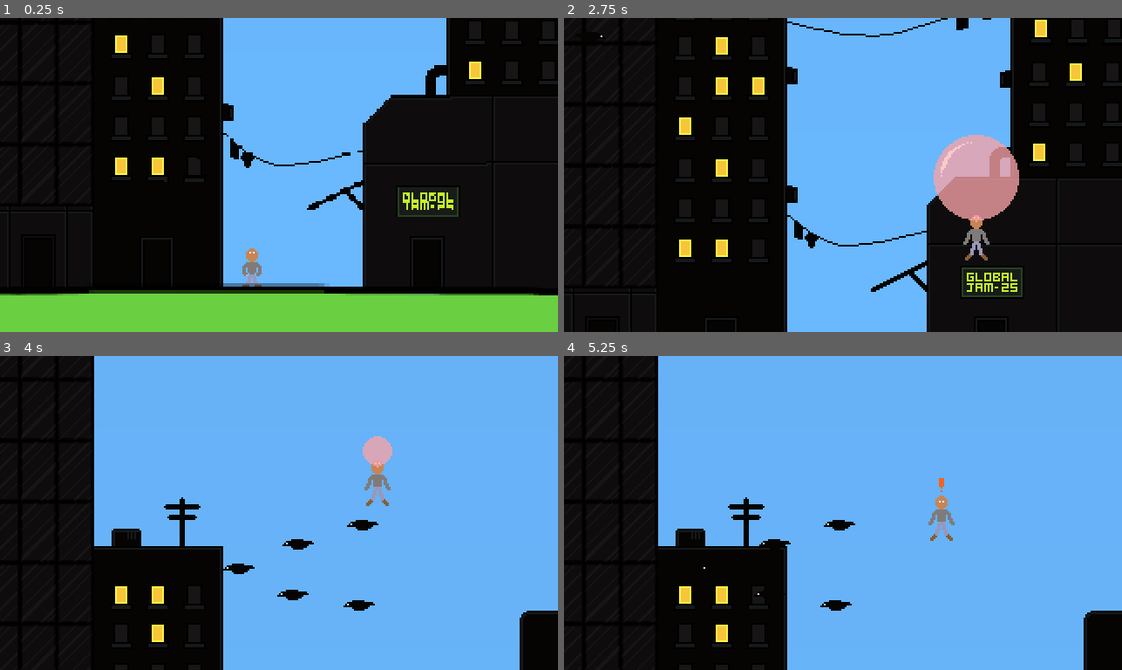
Above: before the commit, frames 1-4 (two rows, left to right).
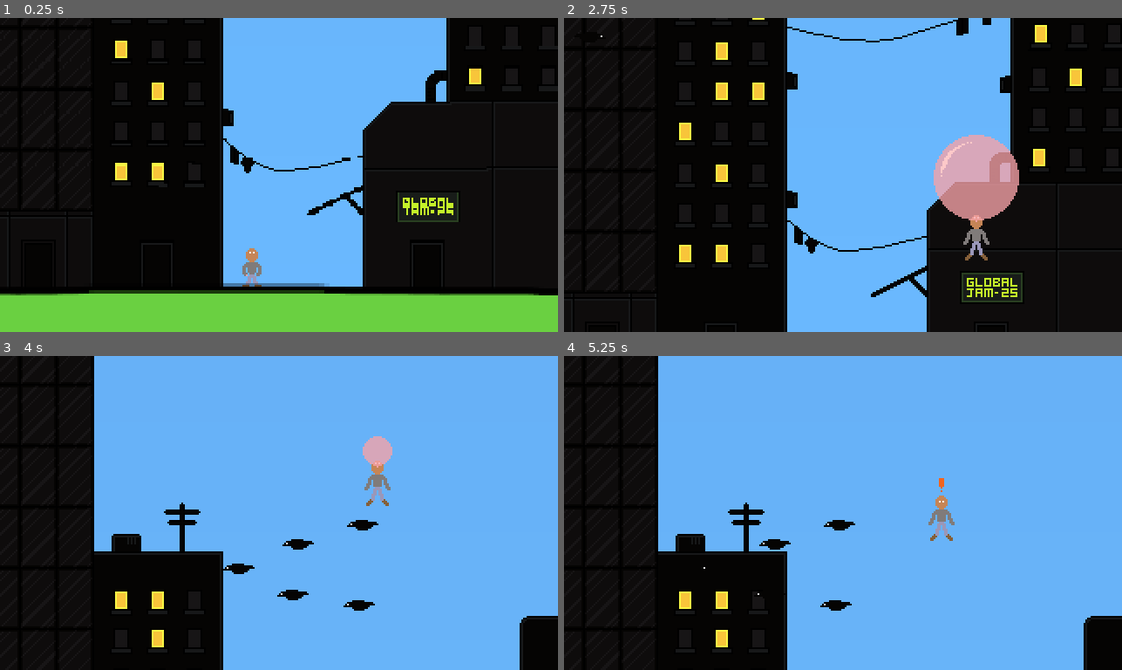
Above: after the commit, the same moments.

Repository: eagle-eye-scouter/GGJ_BubbleBlowing
Game: Godot game, scene res://scenes/scroll_world.tscn
Same seed, same stepped clock (60 frames per second), same inputs: the game is played once before the commit and once after it.
Inputs:
- Up to frame 1 (0.25 s): no input
- Up to frame 2 (2.75 s): tap Enter (ui_accept) at 0.5, 0.77, 1.52, 2 s; hold D (player_right) 0.53-1.28 s; hold Space (player_breath) 0.53-1.28 s; hold S (player_down) 1.28-2.03 s; tap Space (player_breath) at 1.35 s; hold D (player_right) from 2.03 s (still down); hold Space (player_breath) from 2.03 s (still down)
- Up to frame 3 (4 s): release D (player_right) at 2.78 s; release Space (player_breath) at 2.78 s; hold Up (ui_up) 2.78-3.53 s; tap Space (player_breath) at 2.85 s; tap Enter (ui_accept) at 3.02, 3.77 s; hold A (player_left) from 3.53 s (still down); hold Space (player_breath) from 3.53 s (still down)
- Up to frame 4 (5.25 s): release Space (player_breath) at 4.28 s; tap Space (player_breath) at 4.35 s; tap Enter (ui_accept) at 4.52 s; release A (player_left) at 5.03 s; hold S (player_down) from 5.03 s (still down); hold Space (player_breath) from 5.03 s (still down)

The runs differ from the first frame. In frame 1, 2.3% of the frame differs, in the area x 1-100%, y 5-89%; in frame 2, 3.5%, in the area x 1-100%, y 0-98%; in frame 3, 1.1%; in frame 4, 1.1%.

Commit message:
Adjust positioning, scrollworld

Diff:
--- a/scenes/scroll_world.tscn
+++ b/scenes/scroll_world.tscn
@@ -34,7 +34,7 @@
 script = ExtResource("1_eiwcc")
 
 [node name="City" type="Sprite2D" parent="."]
-position = Vector2(160, -131)
+position = Vector2(160, -128)
 texture = ExtResource("10_xnh1p")
 
 [node name="Background" type="Control" parent="."]
@@ -51,8 +51,10 @@
 anchors_preset = 15
 anchor_right = 1.0
 anchor_bottom = 1.0
-offset_left = -38.0
-offset_right = 15782.0
+offset_left = -35.0
+offset_top = -0.0001267
+offset_right = 15785.0
+offset_bottom = -0.00012207
 grow_horizontal = 2
 grow_vertical = 2
 texture = SubResource("GradientTexture1D_p6wtx")
